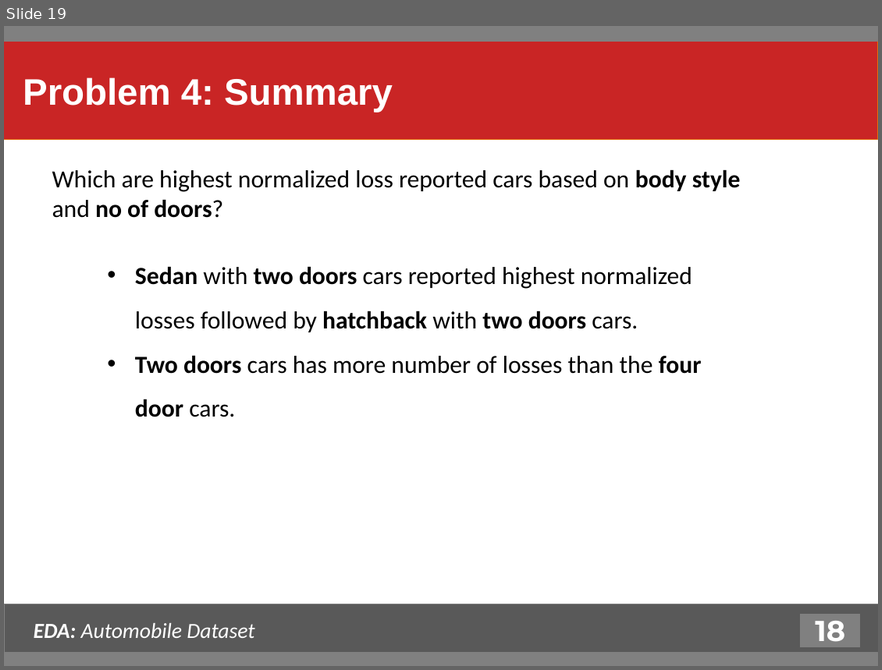
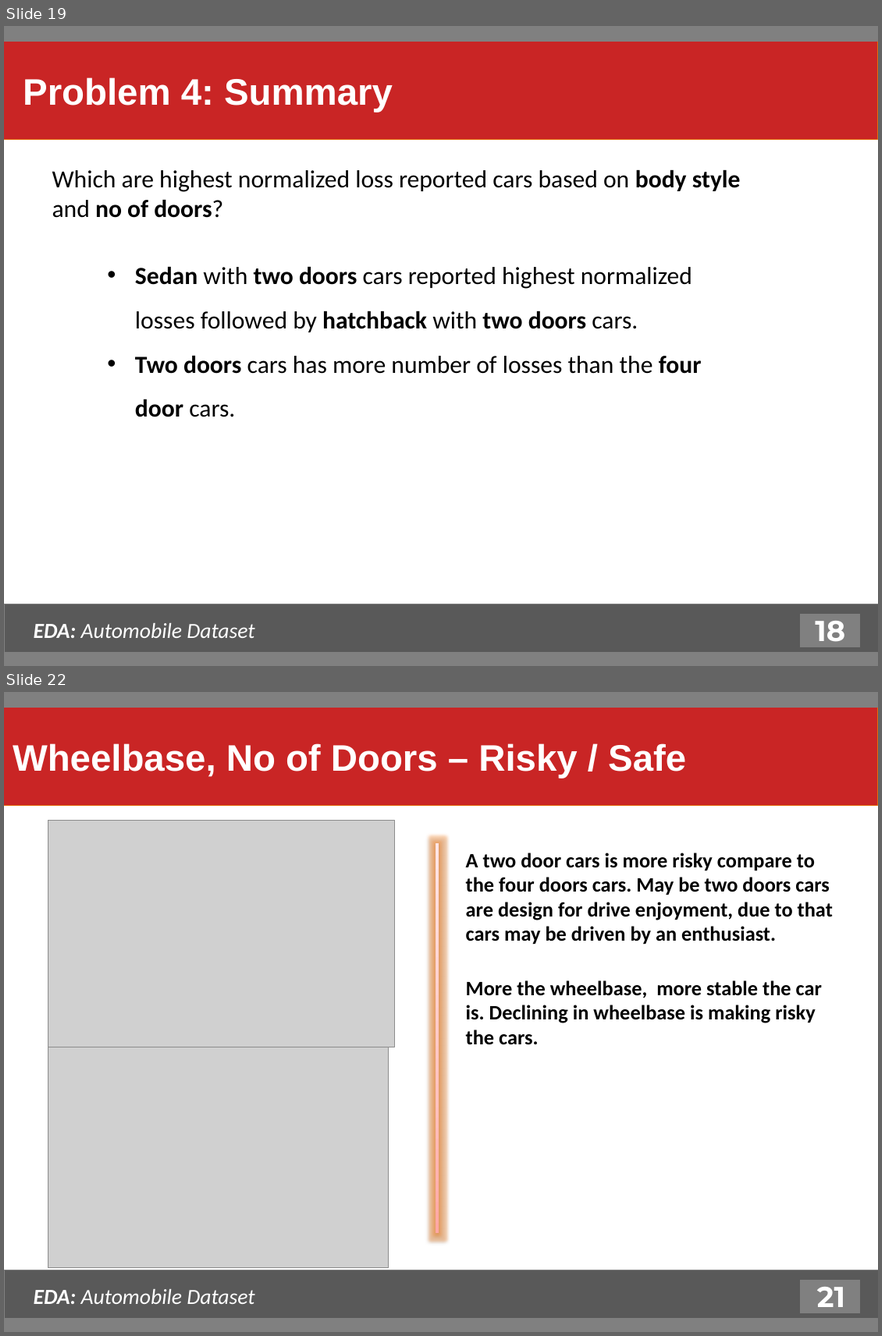
Before and after one commit to purnananda/Automobile_EDA, a slide deck: EDA_Automobile_Dataset.pptx. Shown one above the other, each under a label of ours: slide 19 before the commit, slides 19 and 22 after it; the slides between them are not shown. The pictures are 882x670 and 882x1336 pixels, drawn with LibreOffice and Linux fonts; fonts in the diff are those of the drawing; grey boxes stand for pictures. Boxes give left, top, right and bottom in pixels: in the first picture for what was removed or moved away, otherwise in the second. Text is boxed around its words. In the diff, an @@ line names an element or a change of style, - is before the commit and + after.

```diff
--- a/EDA_Automobile_Dataset.pptx
+++ b/EDA_Automobile_Dataset.pptx
@@ slide 22 added at (4, 692, 878, 1332), background #FFFFFF @@
@@ rectangle added at (4, 707, 878, 805), fill #C92525, outline #E46C0A 0.75 pt, 36 pt, text #FFFFFF, bold @@
+Wheelbase, No of Doors – Risky / Safe
@@ rectangle added at (4, 692, 878, 707), fill #808080, outline #808080 0.75 pt @@
@@ picture added at (48, 820, 394, 1047) @@
@@ rectangle added at (435, 843, 439, 1234), fill gradient #FFA6A5 to #FFC0BF to #FFE7E7 @@
@@ text added at (466, 853, 832, 944), 20 pt, text #000000, bold @@
+A two door cars is more risky compare to the four doors cars. May be two doors cars are design for drive enjoyment, due to that cars may be driven by an enthusiast.
@@ text added at (466, 981, 821, 1045), 20 pt, text #000000, bold @@
+More the wheelbase, more stable the car is. Declining in wheelbase is making risky the cars.
@@ picture added at (48, 1047, 388, 1268) @@
@@ rectangle added at (4, 1271, 878, 1321), fill #595959, outline #808080 0.75 pt @@
@@ text added at (34, 1289, 254, 1304), 21 pt, text #FFFFFF, italic @@
+EDA: Automobile Dataset
@@ rectangle added at (799, 1280, 860, 1315), fill #808080, outline #595959 2 pt @@
@@ text added at (817, 1287, 845, 1307), 28 pt, text #FFFFFF, bold @@
+21
@@ rectangle added at (4, 1319, 878, 1332), fill #808080, outline #808080 0.75 pt @@
```
Also in this commit, not shown: 11 slides changed, 1 other file.
